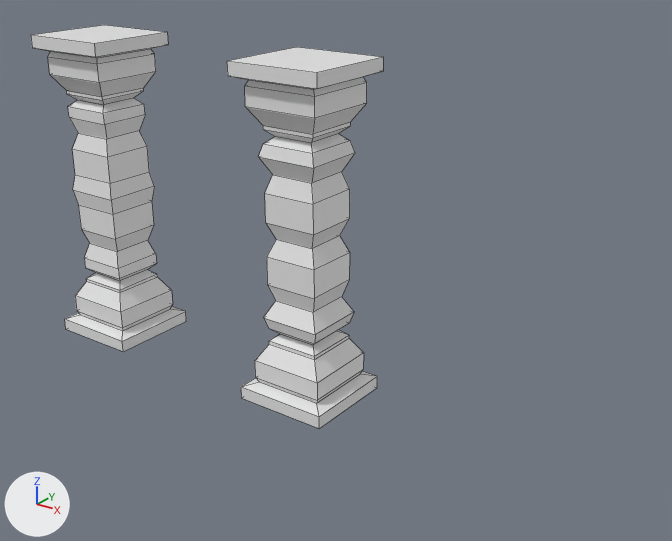
Renders of the Blender file udemy-blender/barrel.blend from each side of a commit.
Both versions are drawn from a camera (50 mm lens) standing at (7.08, -5.93, 4.23) and looking at (2.66, 0.12, 1.21). The lights are fixed; the arrows at lower left show +X, +Y and +Z. Mesh edges are drawn as thin lines.

The first picture shows 'pillar', 'pillar.001'.
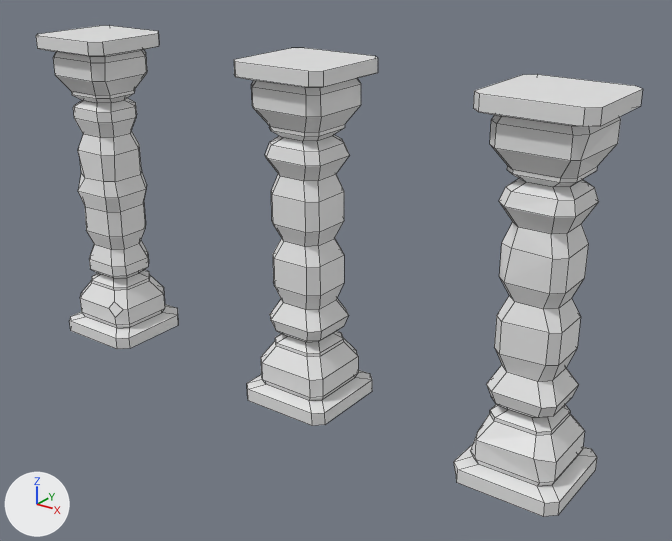
Where the change shows, as pixel boxes (x1, y1, x2, y2) in the pictures (672 x 541 px):
```json
{"object": "pillar.002", "change": "added", "after": [454, 74, 643, 517]}
{"object": "pillar", "change": "reshaped, rescaled, modifiers changed", "before": [227, 47, 383, 429], "after": [234, 48, 378, 426], "on screen": "8% narrower"}
{"object": "pillar.001", "change": "reshaped, rescaled, modifiers changed", "before": [31, 25, 186, 352], "after": [36, 26, 178, 349], "on screen": "8% narrower"}
```

Scene script edits in JSON lines:
```json
{"block": "me_cube_001", "where": "# used by ob_pillar_001; location = (0.0, 0.0, 1.5); scale = (0.35, 0.35, 1.0)"}
{"op": "remove", "block": "me_cube_001", "code": "me_cube_001.from_pydata(...)  # 56 vertices, 53 faces; spans x -1.27..1.27, y -1.27..1.27, z -1.51..0.0"}
{"op": "add", "block": "me_cube_001", "code": "me_cube_001.from_pydata(...)  # 219 vertices, 211 faces; spans x -0.44..0.44, y -0.44..0.44, z -1.51..1.51"}
{"block": "me_cube_001", "change": "me_cube_001 part 1: 56 vertices removed from x -1.27..1.27, y -1.27..1.27, z -1.51..0.0; 219 vertices added at x -0.44..0.44, y -0.44..0.44, z -1.51..1.51"}
{"block": "me_cube_002", "where": "# used by ob_pillar; location = (2.456, 0.0, 1.5); scale = (0.35, 0.35, 1.0)"}
{"op": "remove", "block": "me_cube_002", "code": "me_cube_002.from_pydata(...)  # 56 vertices, 53 faces; spans x -1.27..1.27, y -1.27..1.27, z -1.51..0.0"}
{"op": "add", "block": "me_cube_002", "code": "me_cube_002.from_pydata(...)  # 216 vertices, 210 faces; spans x -0.44..0.44, y -0.44..0.44, z -1.51..1.51"}
{"block": "me_cube_002", "change": "me_cube_002 part 2: 56 vertices removed from x -1.27..1.27, y -1.27..1.27, z -1.51..0.0; 216 vertices added at x -0.44..0.44, y -0.44..0.44, z -1.51..1.51"}
{"op": "add", "block": "me_cube_003", "code": ["me_cube_003 = bpy.data.meshes.new('Cube.003')", "me_cube_003.from_pydata(...)  # 216 vertices, 210 faces; spans x -0.44..0.44, y -0.44..0.44, z -1.52..1.51"]}
{"op": "set", "path": "ob_pillar_001.scale", "old": "(0.35, 0.35, 1.0)", "new": "(1.0, 1.0, 1.0)"}
{"op": "remove", "block": "ob_pillar_001", "code": "_m = ob_pillar_001.modifiers.new('Mirror', 'MIRROR')"}
{"op": "remove", "block": "ob_pillar_001", "code": "_m.use_axis = (False, False, True)"}
{"op": "set", "path": "ob_pillar.scale", "old": "(0.35, 0.35, 1.0)", "new": "(1.0, 1.0, 1.0)"}
{"op": "remove", "block": "ob_pillar", "code": "_m = ob_pillar.modifiers.new('Mirror', 'MIRROR')"}
{"op": "remove", "block": "ob_pillar", "code": "_m.use_axis = (False, False, True)"}
{"op": "add", "block": "ob_pillar_002", "code": ["ob_pillar_002 = bpy.data.objects.new('pillar.002', me_cube_003)", "ob_pillar_002.location = (4.6, 0.0, 1.5)"]}
```
